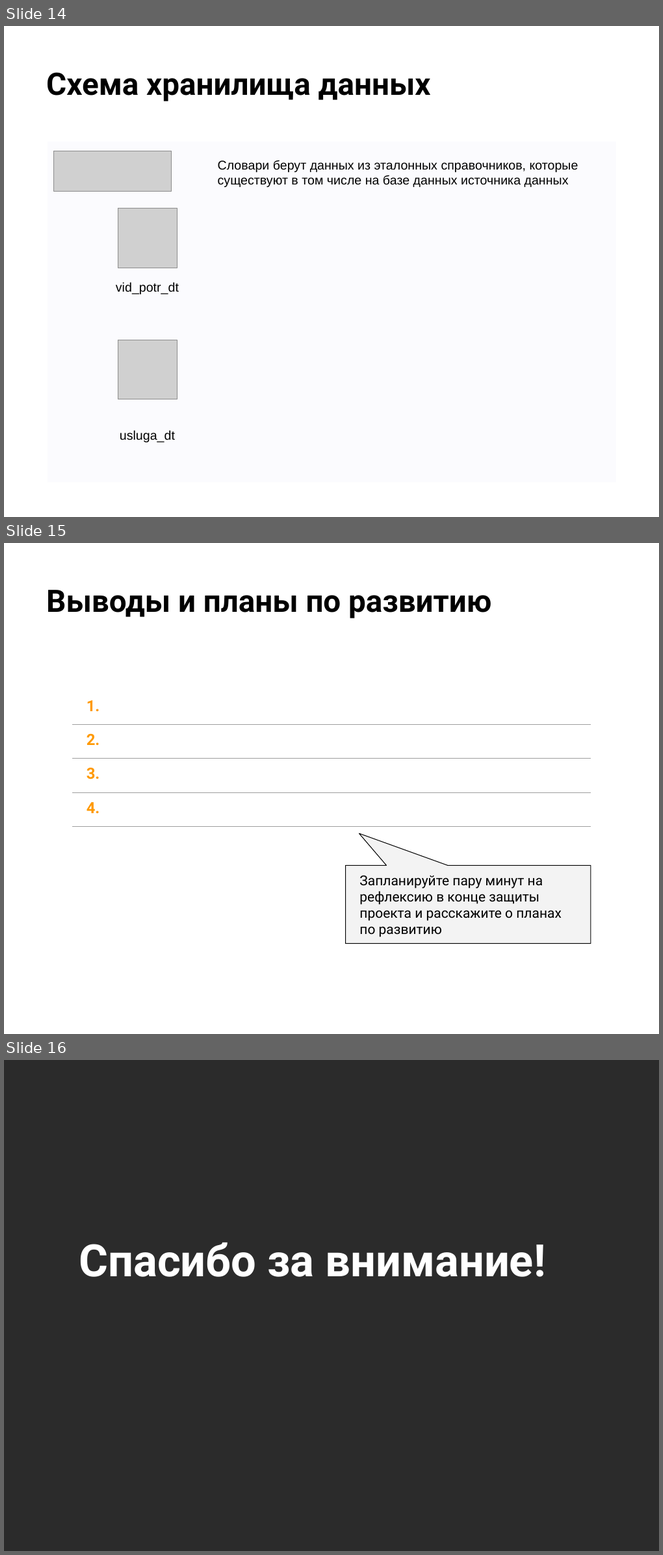
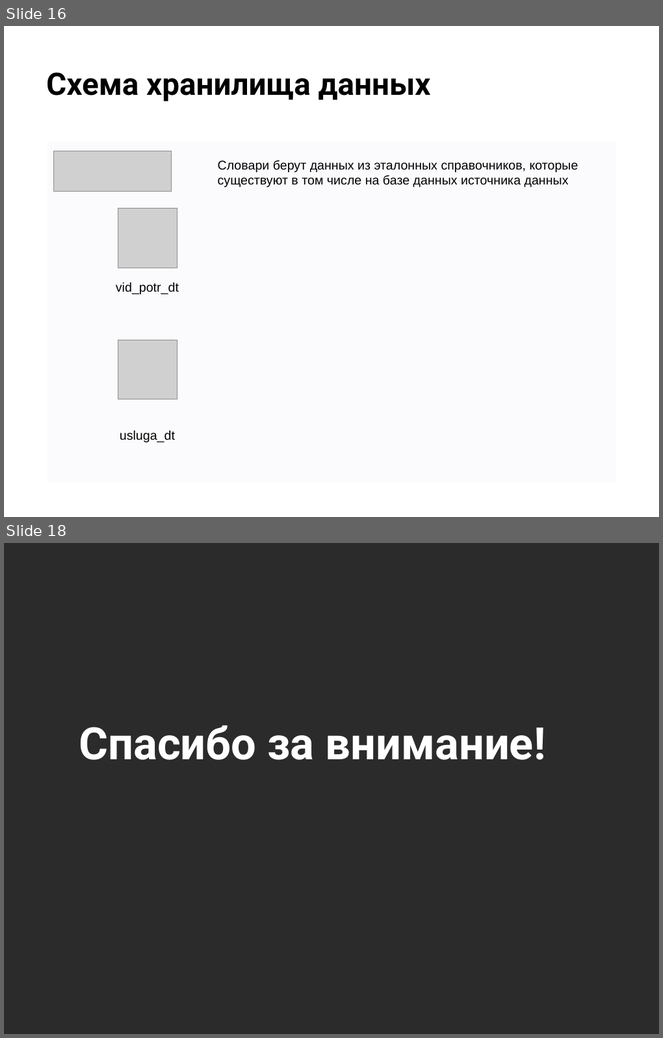
Before and after one commit to anton20044/ClickHouse_Final_Project, a slide deck: Презентация.pptx. Shown one above the other, each under a label of ours: slides 14, 15 and 16 before the commit, slides 16 and 18 after it; the slides between them are not shown. The pictures are 663x1555 and 663x1038 pixels, drawn with LibreOffice and Linux fonts; fonts in the diff are those of the drawing; grey boxes stand for pictures; background and template pictures are left out; a plain dark background stands for a picture behind light text. Boxes give left, top, right and bottom in pixels: in the first picture for what was removed or moved away, otherwise in the second. Text is boxed around its words. In the diff, an @@ line names an element or a change of style, - is before the commit and + after.

```diff
--- a/Презентация.pptx
+++ b/Презентация.pptx
@@ slide 15 removed at <box>4,543,659,1034</box>, background picture (left out) @@
@@ title removed at <box>46,590,492,618</box> @@
-Выводы и планы по развитию
@@ table removed at <box>72,691,591,828</box>, 4 rows, 2 columns @@
-1. | 
-2. | 
-3. | 
-4. | 
@@ speech box removed at <box>345,865,590,943</box> @@
-Запланируйте пару минут на рефлексию в конце защиты проекта и расскажите о планах по развитию
@@ what was slide 14 is now slide 16 @@
@@ what was slide 16 is now slide 18 @@
```
Also in this commit, not shown: 1 slide changed, 5 slides added, 7 other slides removed, 1 other file.
